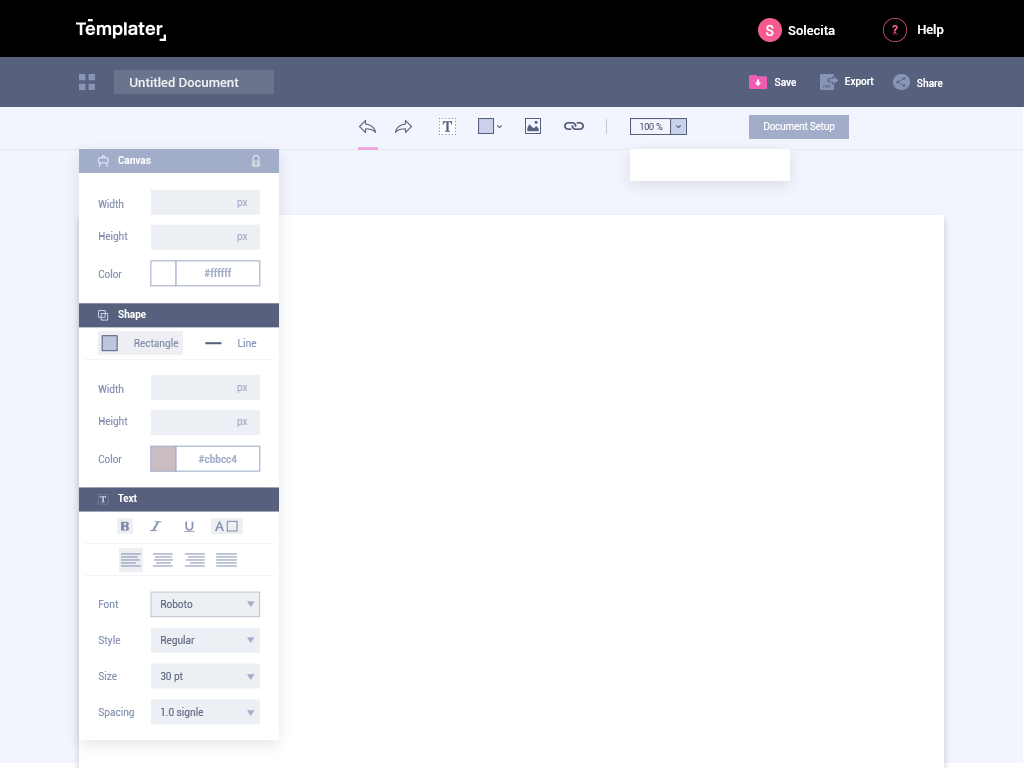
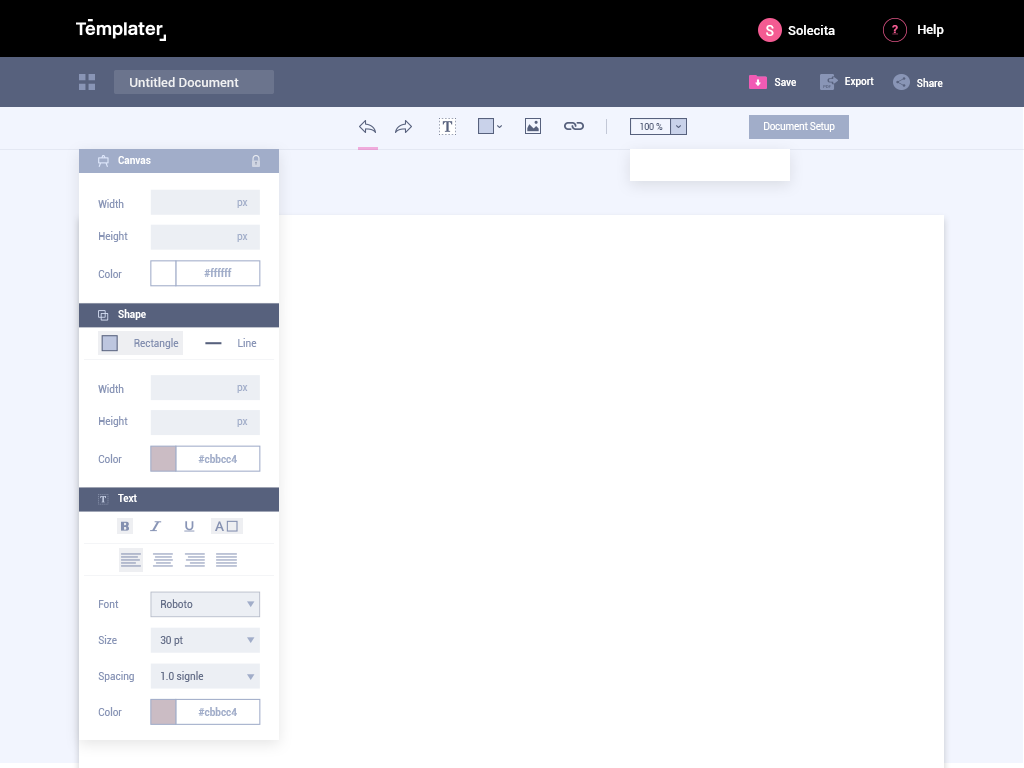
Two versions of the same layered image (w=1024, h=768). Layer-by-layer changes:
painted on "Vector Smart Object" (4th of 6) over [98,521,261,725]
